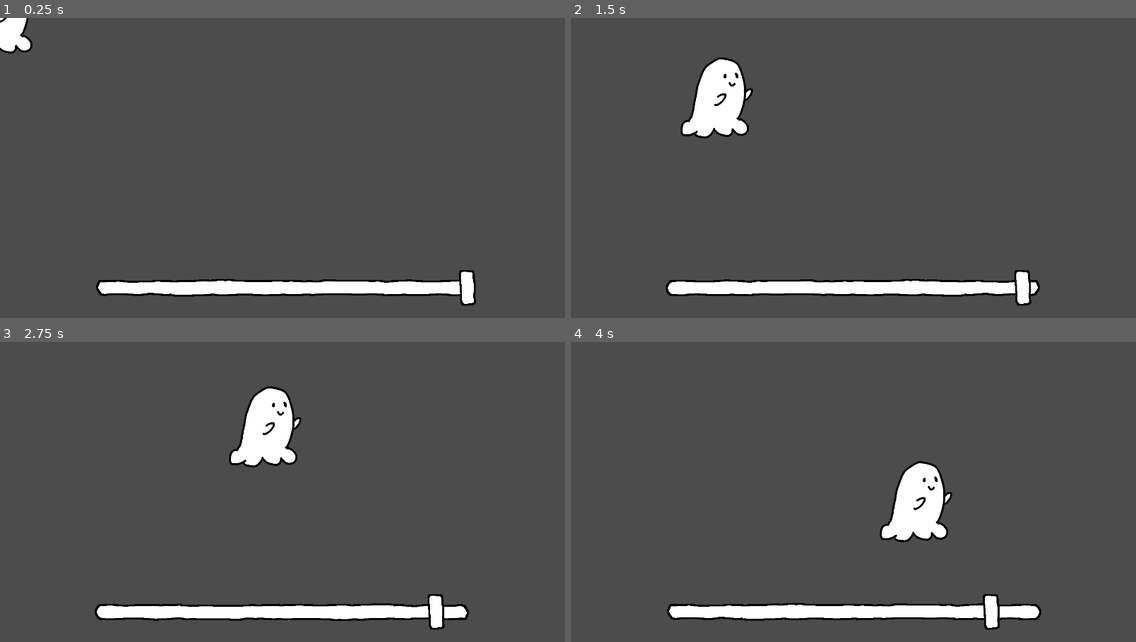
Above: before the commit, frames 1-4 (two rows, left to right).
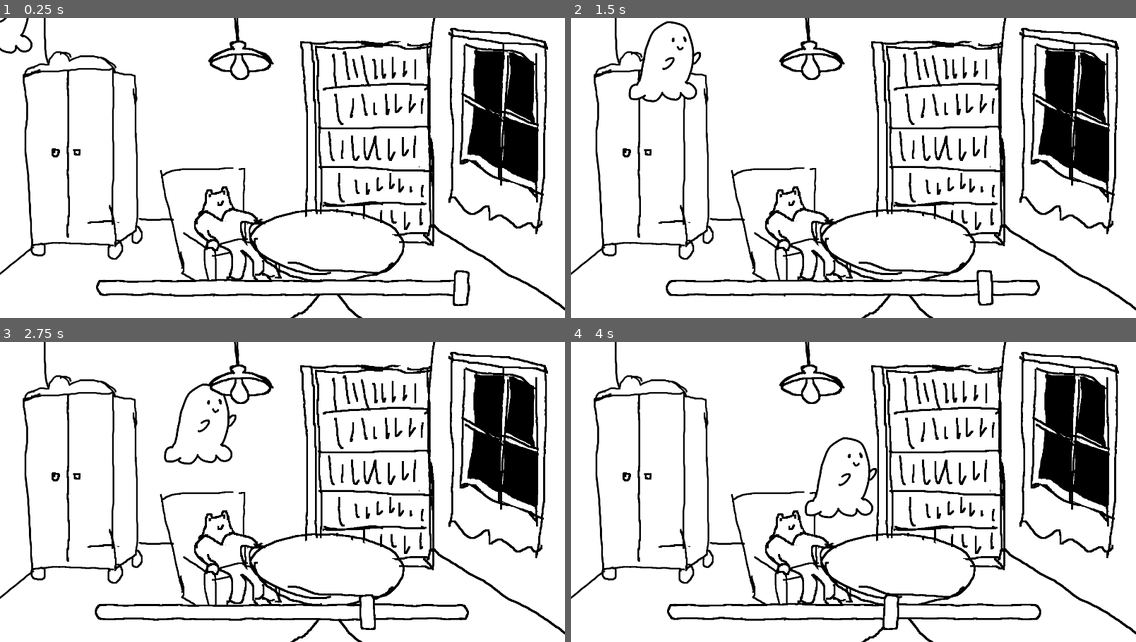
Above: after the commit, the same moments.

Repository: FloraKardis/ScreamJam2021
Game: Godot game, scene res://Main.tscn
Two runs of this game, one before a commit and one after it. Both use one fixed random seed, a clock stepped at 60 frames per second and the inputs below.
Inputs (mouse positions are in pixels of both pictures, inside the frame that each line leads up to):
- Up to frame 1 (0.25 s): no input
- Up to frame 2 (1.5 s): move the mouse to (977, 153) at 0.52 s; tap Space (ui_select) at 0.6, 0.77, 1.07, 1.35 s; move the mouse to (740, 183) at 1.27 s
- Up to frame 3 (2.75 s): tap Space (ui_select) at 1.52, 1.82, 2.1 s; move the mouse to (339, 426) at 2.02 s
- Up to frame 4 (4 s): move the mouse to (825, 552) at 2.77 s; tap Space (ui_select) at 2.85, 3.02, 3.32, 3.6, 3.77 s; move the mouse to (1023, 537) at 3.52 s

The runs differ from the first frame. In frame 1, 95% of the frame differs, in the area x 0-100%, y 0-100%; in frame 2, 94%; in frame 3, 94%; in frame 4, 95%.

Commit message:
too much to describe

Diff:
--- a/Spooky/Ghost.gd
+++ b/Spooky/Ghost.gd
@@ -1,15 +1,36 @@
 extends Node2D
 
-const SPEED = 500
-const MIN_DISTANCE_FROM_CURSOR = 200
+class_name Ghost
+
+const SPEED = 300
+const MIN_DISTANCE_FROM_OBJECT = 250
+
+var to_spook = []
+var spooking = false
+
+func _process(delta):
+	if spooking:
+		pass
+	else:
+		if to_spook.empty():
+			move(get_global_mouse_position(), delta)
+		else:
+			move(to_spook[0].get_global_position(), delta)
 
 
-func _process(delta):
-	var mouse_position: Vector2 = get_global_mouse_position()
-	var position_difference: Vector2 = mouse_position - self.position
-	move(position_difference, delta)
+func move(position: Vector2, delta):
+	var direction = position - self.position
+	$AnimatedSprite.flip_h = (direction.x > 0)
+	if direction.length() > MIN_DISTANCE_FROM_OBJECT:
+		self.position += direction.normalized() * SPEED * delta
+	elif not to_spook.empty():
+		$AnimatedSprite.play("spooking")
+		spooking = true
 
-func move(direction: Vector2, delta):
-	$AnimatedSprite.flip_h = (direction.x > 0)
-	if direction.length() > MIN_DISTANCE_FROM_CURSOR:
-		self.position += direction.normalized() * SPEED * delta
+
+func _animation_finished():
+	if $AnimatedSprite.animation == "spooking":
+		$AnimatedSprite.play("idle")
+		to_spook[0].get_parent().interact(to_spook[0])
+		to_spook.remove(0)
+		spooking = false
--- a/Spooky/Ghost.tscn
+++ b/Spooky/Ghost.tscn
@@ -1,7 +1,8 @@
-[gd_scene load_steps=4 format=2]
+[gd_scene load_steps=5 format=2]
 
 [ext_resource path="res://art/ghost/idle/idle1.png" type="Texture" id=1]
 [ext_resource path="res://Ghost.gd" type="Script" id=2]
+[ext_resource path="res://art/ghost/spooking/spooking1.png" type="Texture" id=3]
 
 [sub_resource type="SpriteFrames" id=1]
 animations = [ {
@@ -9,6 +10,11 @@
 "loop": true,
 "name": "idle",
 "speed": 5.0
+}, {
+"frames": [ ExtResource( 3 ), ExtResource( 1 ), ExtResource( 3 ) ],
+"loop": false,
+"name": "spooking",
+"speed": 2.0
 } ]
 
 [node name="Ghost" type="Node2D"]
@@ -17,3 +23,5 @@
 [node name="AnimatedSprite" type="AnimatedSprite" parent="."]
 frames = SubResource( 1 )
 animation = "idle"
+playing = true
+[connection signal="animation_finished" from="AnimatedSprite" to="." method="_animation_finished"]
--- a/Spooky/Main.gd
+++ b/Spooky/Main.gd
@@ -1,7 +1,14 @@
 extends Node2D
 
 
-const TIME = 30
+const TIME = 10
 
 func _ready():
 	$Timer.start(TIME)
+
+func _process(delta):
+	if Input.is_action_just_released("ui_select"):
+		if not $Room.currently_selected in $Ghost.to_spook:
+			var object = $Room.current_object()
+			if object != null:
+				$Ghost.to_spook.append(object)
--- a/Spooky/Main.tscn
+++ b/Spooky/Main.tscn
@@ -1,8 +1,9 @@
-[gd_scene load_steps=4 format=2]
+[gd_scene load_steps=5 format=2]
 
 [ext_resource path="res://Ghost.tscn" type="PackedScene" id=1]
 [ext_resource path="res://Timer.tscn" type="PackedScene" id=2]
 [ext_resource path="res://Main.gd" type="Script" id=3]
+[ext_resource path="res://Room.tscn" type="PackedScene" id=4]
 
 [node name="Node2D" type="Node2D"]
 script = ExtResource( 3 )
@@ -11,3 +12,6 @@
 
 [node name="Timer" parent="." instance=ExtResource( 2 )]
 position = Vector2( 750, 720 )
+z_index = 100
+
+[node name="Room" parent="." instance=ExtResource( 4 )]
--- /dev/null
+++ b/Spooky/Room.gd
@@ -0,0 +1,21 @@
+extends Node2D
+
+var currently_selected = null
+
+func current_object():
+	if currently_selected != null:
+		return self.find_node(currently_selected)
+	else:
+		return null
+
+func _on_mouse_entered(object):
+	currently_selected = object
+
+func _on_mouse_exited():
+	currently_selected = null
+
+func interact(object):
+	if object == null:
+		pass
+	if object ==  $Lamp:
+		$AnimationPlayer.play("lamp blinking")
--- /dev/null
+++ b/Spooky/Room.tscn
@@ -0,0 +1,88 @@
+[gd_scene load_steps=10 format=2]
+
+[ext_resource path="res://art/room/background/background.png" type="Texture" id=1]
+[ext_resource path="res://Room.gd" type="Script" id=2]
+[ext_resource path="res://art/room/background/lamp/lamp.png" type="Texture" id=3]
+
+[sub_resource type="SpriteFrames" id=1]
+animations = [ {
+"frames": [ ExtResource( 1 ) ],
+"loop": true,
+"name": "default",
+"speed": 5.0
+} ]
+
+[sub_resource type="SpriteFrames" id=2]
+animations = [ {
+"frames": [ ExtResource( 3 ) ],
+"loop": true,
+"name": "default",
+"speed": 5.0
+} ]
+
+[sub_resource type="RectangleShape2D" id=3]
+extents = Vector2( 92.0264, 91.8932 )
+
+[sub_resource type="Shader" id=4]
+code = "shader_type canvas_item;
+render_mode unshaded;
+
+void fragment() {
+	vec4 c = textureLod(SCREEN_TEXTURE, SCREEN_UV, 0.0).rgba;
+	c.r = 1.0 - c.r;
+	c.g = 1.0 - c.g;
+	c.b = 1.0 - c.b;
+	COLOR.rgba = c;
+}"
+
+[sub_resource type="ShaderMaterial" id=5]
+shader = SubResource( 4 )
+
+[sub_resource type="Animation" id=6]
+resource_name = "lamp blinking"
+length = 1.5
+tracks/0/type = "value"
+tracks/0/path = NodePath("ColorRect:visible")
+tracks/0/interp = 1
+tracks/0/loop_wrap = true
+tracks/0/imported = false
+tracks/0/enabled = true
+tracks/0/keys = {
+"times": PoolRealArray( 0, 0.4, 0.6, 0.8, 1.3, 1.4, 1.8, 1.9 ),
+"transitions": PoolRealArray( 1, 1, 1, 1, 1, 1, 1, 1 ),
+"update": 1,
+"values": [ true, false, true, false, true, false, true, false ]
+}
+
+[node name="Room" type="Node2D"]
+script = ExtResource( 2 )
+
+[node name="Background" type="AnimatedSprite" parent="."]
+z_index = -1
+frames = SubResource( 1 )
+playing = true
+centered = false
+
+[node name="Lamp" type="AnimatedSprite" parent="."]
+position = Vector2( 638.135, 85.7197 )
+frames = SubResource( 2 )
+
+[node name="LampArea" type="Area2D" parent="Lamp"]
+
+[node name="LampShape" type="CollisionShape2D" parent="Lamp/LampArea"]
+position = Vector2( 1.33484, 0 )
+shape = SubResource( 3 )
+
+[node name="ColorRect" type="ColorRect" parent="."]
+visible = false
+material = SubResource( 5 )
+margin_right = 1500.0
+margin_bottom = 800.0
+__meta__ = {
+"_edit_use_anchors_": false
+}
+
+[node name="AnimationPlayer" type="AnimationPlayer" parent="."]
+"anims/lamp blinking" = SubResource( 6 )
+[connection signal="mouse_entered" from="Lamp/LampArea" to="." method="_on_mouse_entered" binds= [ "Lamp" ]]
+[connection signal="mouse_exited" from="Lamp/LampArea" to="." method="_on_mouse_exited"]
--- a/Spooky/Timer.gd
+++ b/Spooky/Timer.gd
@@ -21,4 +21,7 @@
 func _process(delta):
 	if counting:
 		time_passed += delta
+		if time_passed >= time_full:
+			time_passed = time_full
+			counting = false
 		$Pointer.position.x = POSITION_START - BAR_LENGTH * (time_passed / time_full)
--- a/Spooky/Timer.tscn
+++ b/Spooky/Timer.tscn
@@ -23,7 +23,7 @@
 "frames": [ ExtResource( 1 ), ExtResource( 3 ), ExtResource( 5 ), ExtResource( 6 ) ],
 "loop": true,
 "name": "default",
-"speed": 3.0
+"speed": 2.0
 } ]
 
 [node name="Timer" type="Node2D"]
@@ -36,5 +36,6 @@
 
 [node name="Pointer" type="AnimatedSprite" parent="."]
 frames = SubResource( 2 )
-frame = 1
+frame = 2
+speed_scale = 1.1
 playing = true
--- a/Spooky/project.godot
+++ b/Spooky/project.godot
@@ -8,9 +8,14 @@
 
 config_version=4
 
-_global_script_classes=[  ]
+_global_script_classes=[ {
+"base": "Node2D",
+"class": "Ghost",
+"language": "GDScript",
+"path": "res://Ghost.gd"
+} ]
 _global_script_class_icons={
-
+"Ghost": ""
 }
 
 [application]
@@ -27,6 +32,16 @@
 window/stretch/mode="2d"
 window/stretch/aspect="keep"
 
+[input]
+
+ui_select={
+"deadzone": 0.5,
+"events": [ Object(InputEventKey,"resource_local_to_scene":false,"resource_name":"","device":0,"alt":false,"shift":false,"control":false,"meta":false,"command":false,"pressed":false,"scancode":32,"unicode":0,"echo":false,"script":null)
+, Object(InputEventJoypadButton,"resource_local_to_scene":false,"resource_name":"","device":0,"button_index":3,"pressure":0.0,"pressed":false,"script":null)
+, Object(InputEventMouseButton,"resource_local_to_scene":false,"resource_name":"","device":0,"alt":false,"shift":false,"control":false,"meta":false,"command":false,"button_mask":0,"position":Vector2( 0, 0 ),"global_position":Vector2( 0, 0 ),"factor":1.0,"button_index":1,"pressed":false,"doubleclick":false,"script":null)
+ ]
+}
+
 [rendering]
 
 quality/driver/driver_name="GLES2"
Binary file added: Spooky/art/ghost/spooking/spooking1.png
Not shown, added: Spooky/art/ghost/spooking/spooking1.png.import
Binary file added: Spooky/art/room/background/background.png
Not shown, added: Spooky/art/room/background/background.png.import
Binary file added: Spooky/art/room/background/lamp/lamp.png
Not shown, added: Spooky/art/room/background/lamp/lamp.png.import
